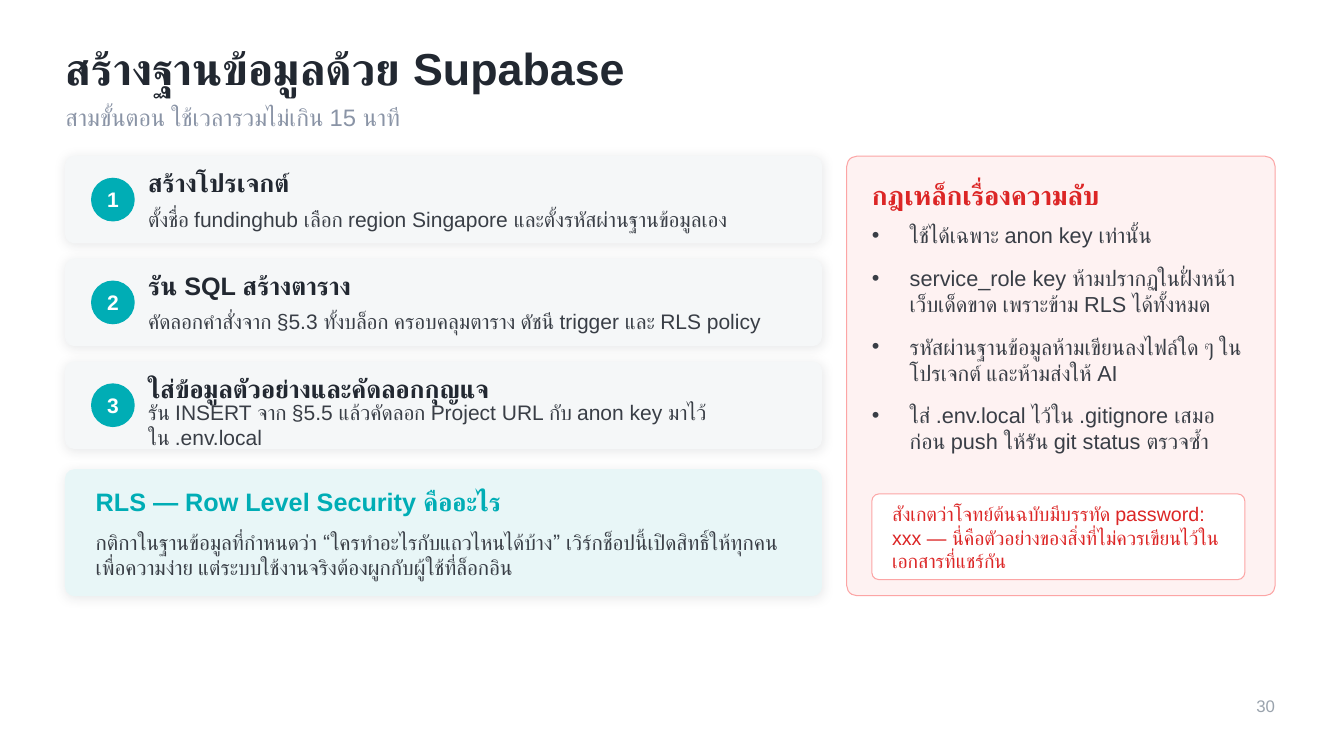
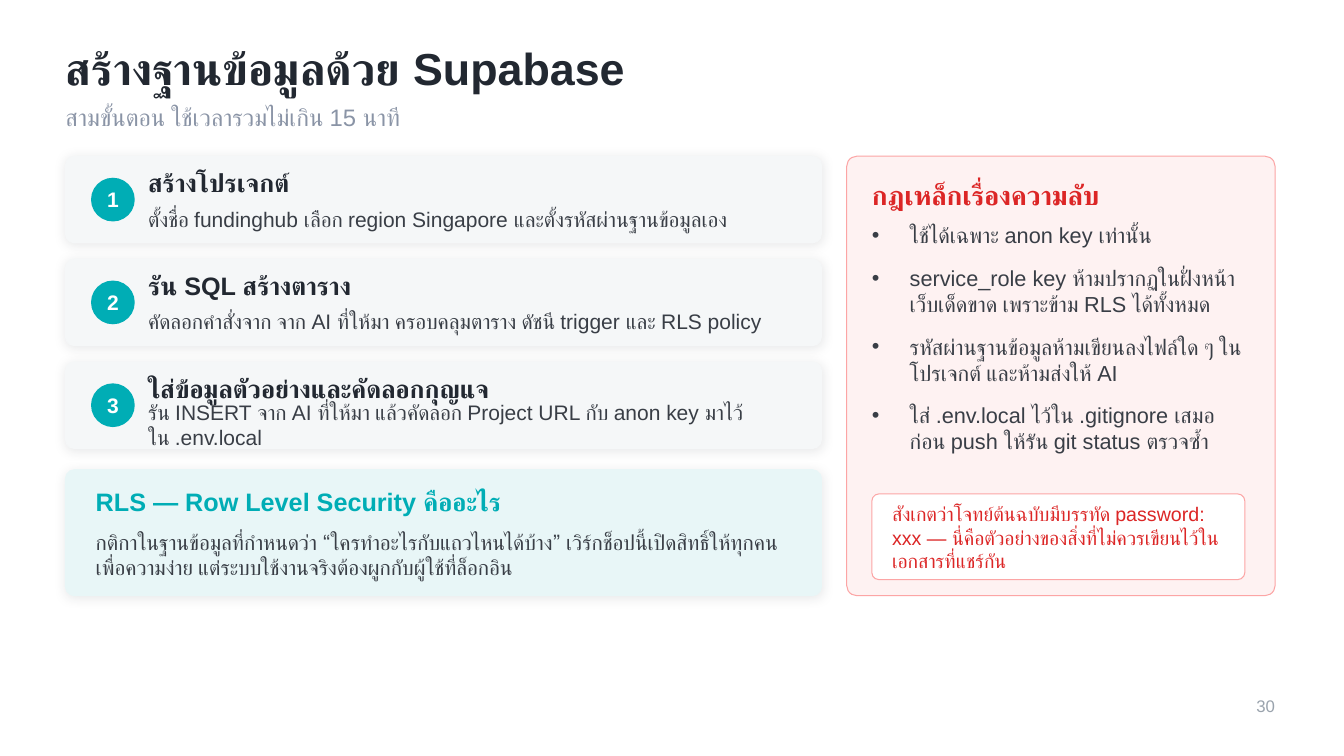
Before and after one commit to dookda/cmu_workshop_antigravity, a slide deck: slide 25 of Funding_Hub_Antigravity_Workshop.pptx (slide 30 before the commit). Drawn at 1344x756 pixels with LibreOffice and Linux fonts; fonts in the diff are those of the drawing. Boxes give left, top, right and bottom in pixels: in the first picture for what was removed or moved away, otherwise in the second. Text is boxed around its words. In the diff, an @@ line names an element or a change of style, - is before the commit and + after.

```diff
--- a/Funding_Hub_Antigravity_Workshop.pptx
+++ b/Funding_Hub_Antigravity_Workshop.pptx
@@ text at (148,313,762,336): text changed @@
-คัดลอกคำสั่งจาก §5.3 ทั้งบล็อก ครอบคลุมตาราง ดัชนี trigger และ RLS policy
+คัดลอกคำสั่งจาก จาก AI ที่ให้มา ครอบคลุมตาราง ดัชนี trigger และ RLS policy
@@ text at (148,403,744,445): text changed @@
-รัน INSERT จาก §5.5 แล้วคัดลอก Project URL กับ anon key มาไว้ใน .env.local
+รัน INSERT จาก AI ที่ให้มา แล้วคัดลอก Project URL กับ anon key มาไว้ใน .env.local
```
Also in this commit, not shown: 1 other slide changed, 11 slides removed, 2 other files.
